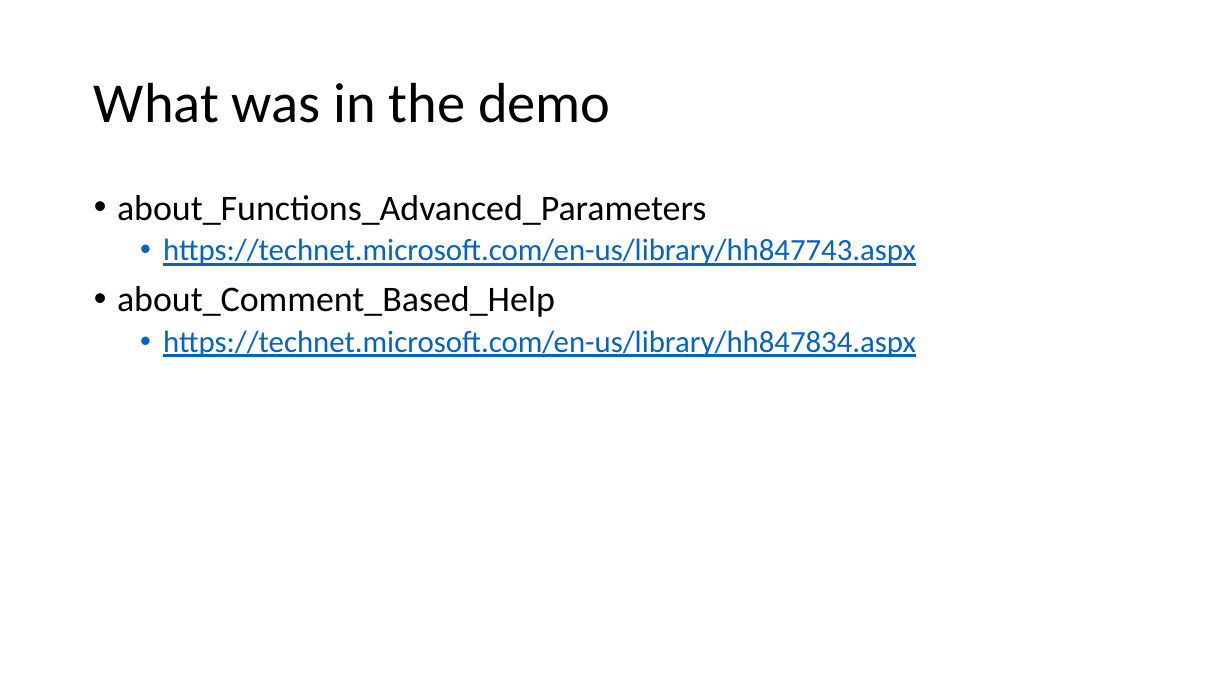
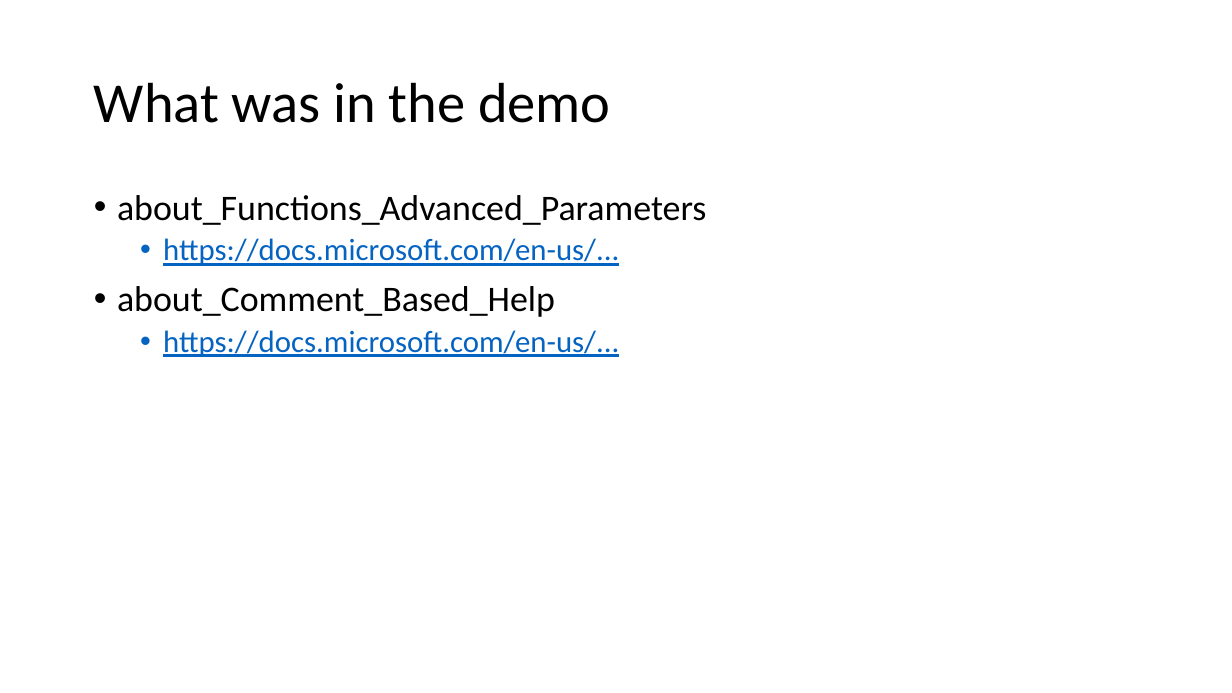
Before and after one commit to mjochen/PS-Basic-course, a slide deck: slide 62 of 2 - Scripting.pptx (slide 64 before the commit). Drawn at 1232x693 pixels with LibreOffice and Linux fonts; fonts in the diff are those of the drawing. Boxes give left, top, right and bottom in pixels: in the first picture for what was removed or moved away, otherwise in the second. Text is boxed around its words. In the diff, an @@ line names an element or a change of style, - is before the commit and + after.

```diff
--- a/2 - Scripting.pptx
+++ b/2 - Scripting.pptx
@@ text at (163, 238, 619, 266): text changed @@
-  • https://technet.microsoft.com/en-us/library/hh847743.aspx
+  • https://docs.microsoft.com/en-us/...
@@ text at (163, 330, 619, 357): text changed @@
-  • https://technet.microsoft.com/en-us/library/hh847834.aspx
+  • https://docs.microsoft.com/en-us/...
```
Also in this commit, not shown: 2 other slides changed, 2 slides removed, 2 other files.
